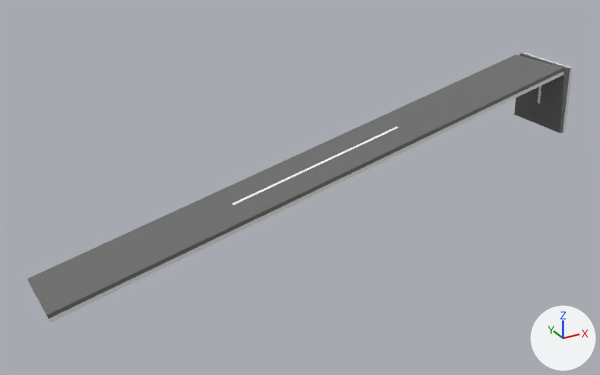
The Blender file Blender tutorials/road3  big 3 - HILL.blend, before and after one commit.
Before and after are seen from a 50 mm camera at (-15.42, -17.94, 8.6) aimed at (-5.49, 0.11, -0.42). Lighting does not change. The marker at lower right points along +X, +Y and +Z. The first picture is the older version.
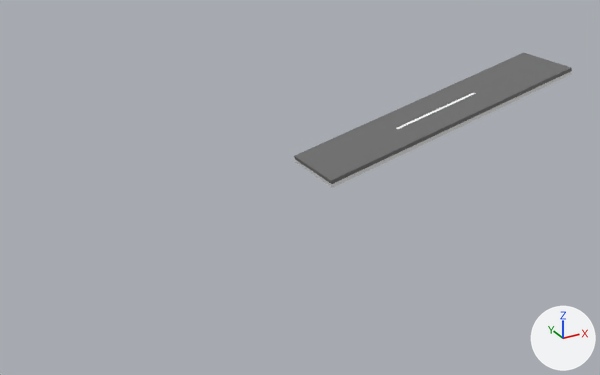
Boxes [x1, y1, x2, y2] around the edits, measured in the pictures (600 x 375 px):
'Cube.001', moved, turned, rescaled
    before: [27, 55, 564, 323]
    after: [294, 53, 572, 188]
'Cube.002', deleted
    before: [514, 53, 573, 133]
    faces in mat_material_002 (dark grey #6b6b6b): [514, 53, 570, 133]

Edits to the bpy script that builds the scene:
```text
Change ob_cube_001:
    ob_cube_001.location: (-4.95, 0.0, 0.09) -> (-1.1, 0.0, 0.99)
    ob_cube_001.rotation_euler: (-0.0322, -0.231, 0.0138) -> (0.0, -0.231, 0.0)  # degrees (-1.8, -13, 0.8) -> degrees (0, -13, 0)
    ob_cube_001.scale: (7.92, 1.0, 0.0553) -> (4.18, 1.0, 0.0541)
Remove ob_cube_002:
    ob_cube_002 = bpy.data.objects.new('Cube.002', me_cube_002)
    ob_cube_002.location = (2.91, 0.0, 1.03)
    ob_cube_002.rotation_euler = (0.0, -1.593, 0.0)  # degrees (0, -91, 0)
    ob_cube_002.scale = (1.0, 1.0, 0.0525)
```
